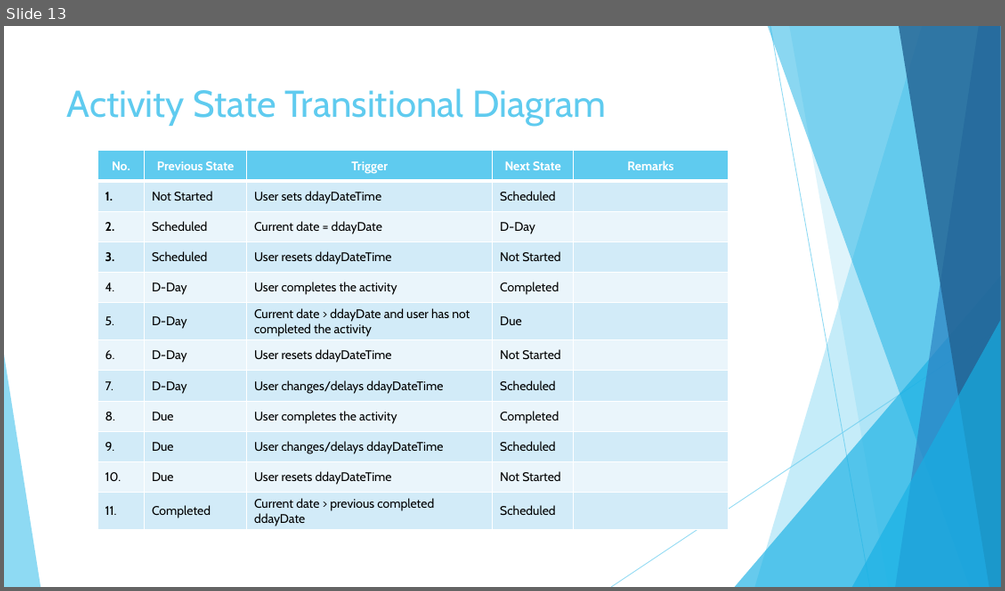
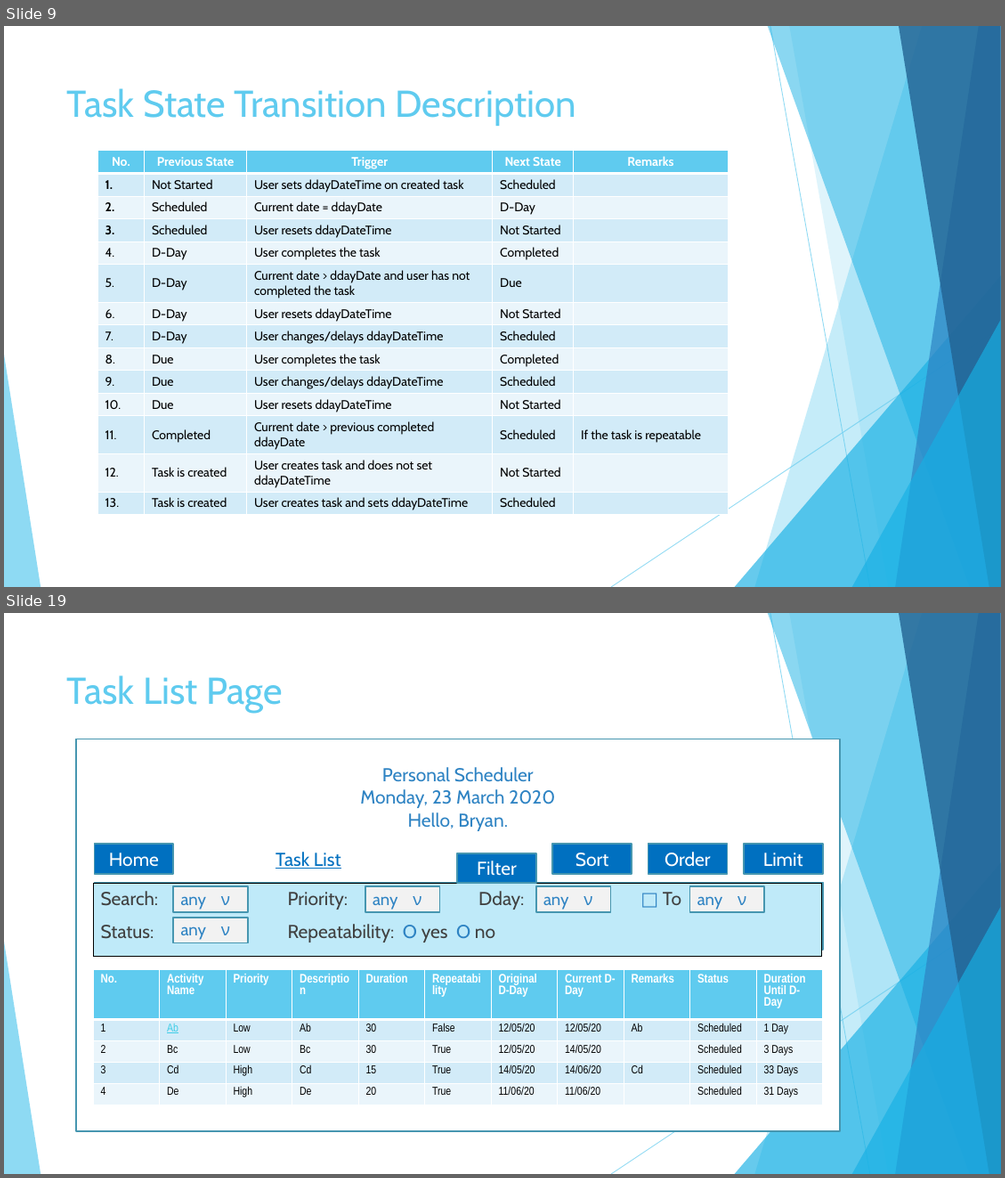
Before and after one commit to bryanbezter/personal-scheduler, a slide deck: Documentation v1.0.pptx. Shown one above the other, each under a label of ours: slide 13 before the commit, slides 9 and 19 after it; the slides between them are not shown. The pictures are 1005x591 and 1005x1178 pixels, drawn with LibreOffice and Linux fonts; fonts in the diff are those of the drawing. Boxes give left, top, right and bottom in pixels: in the first picture for what was removed or moved away, otherwise in the second. Text is boxed around its words. In the diff, an @@ line names an element or a change of style, - is before the commit and + after.

Commit message:
Update documentation
- Finish UI design
- Update db design
- Update state diagram
- Update functional design

```diff
--- a/Documentation v1.0.pptx
+++ b/Documentation v1.0.pptx
@@ slide 19 added at <box>4,613,1001,1174</box>, background #FFFFFF; not listed: 10 template elements that a slide beside it also shows @@
@@ title added at <box>67,675,283,713</box>, 36 pt, text #5FCBEF @@
+Task List Page
@@ rectangle added at <box>76,738,840,1131</box>, fill #FFFFFF, outline #4696B1 1.5 pt @@
@@ rectangle added at <box>332,772,583,821</box>, fill #FFFFFF, outline #FFFFFF 1.5 pt, 18 pt, text #2E83C3 @@
+Personal Scheduler
+Monday, 23 March 2020
+Hello, Bryan.
@@ rectangle added at <box>95,844,174,874</box>, fill #0070C0, outline #4696B1 1.5 pt, 18 pt, text #FFFFFF @@
+Home
@@ text added at <box>275,852,341,868</box>, 18 pt, text #0070C0, underline @@
+Task List
@@ rectangle added at <box>552,844,631,874</box>, fill #0070C0, outline #4696B1 1.5 pt, 18 pt, text #FFFFFF @@
+Sort
@@ rectangle added at <box>647,844,727,874</box>, fill #0070C0, outline #4696B1 1.5 pt, 18 pt, text #FFFFFF @@
+Order
@@ rectangle added at <box>744,844,823,874</box>, fill #0070C0, outline #4696B1 1.5 pt, 18 pt, text #FFFFFF @@
+Limit
@@ rectangle added at <box>457,853,536,883</box>, fill #0070C0, outline #4696B1 1.5 pt, 18 pt, text #FFFFFF @@
+Filter
@@ text added at <box>93,883,821,957</box>, fill #BFEAF9, outline #000000 0.75 pt, 18 pt, text #404040 @@
+Search: Priority: Dday: □ To
+Status: Repeatability: O yes O no
@@ rectangle added at <box>95,882,823,949</box>, fill #2E83C3, outline #4696B1 1.5 pt @@
@@ rectangle added at <box>174,887,249,912</box>, fill #F2F2F2, outline #4696B1 1.5 pt, 16 pt, text #2E83C3 @@
+any ν
@@ rectangle added at <box>365,887,440,912</box>, fill #F2F2F2, outline #4696B1 1.5 pt, 16 pt, text #2E83C3 @@
+any ν
@@ rectangle added at <box>536,887,611,912</box>, fill #F2F2F2, outline #4696B1 1.5 pt, 16 pt, text #2E83C3 @@
+any ν
@@ rectangle added at <box>689,887,764,912</box>, fill #F2F2F2, outline #4696B1 1.5 pt, 16 pt, text #2E83C3 @@
+any ν
@@ rectangle added at <box>174,917,249,943</box>, fill #F2F2F2, outline #4696B1 1.5 pt, 16 pt, text #2E83C3 @@
+any ν
@@ table added at <box>93,970,825,1107</box>, 5 rows, 11 columns @@
+No. | Activity Name | Priority | Description | Duration | Repeatability | Original D-Day | Current D-Day | Remarks | Status | Duration Until D-Day
+1 | Ab | Low | Ab | 30 | False | 12/05/20 | 12/05/20 | Ab | Scheduled | 1 Day
+2 | Bc | Low | Bc | 30 | True | 12/05/20 | 14/05/20 |  | Scheduled | 3 Days
+3 | Cd | High | Cd | 15 | True | 14/05/20 | 14/06/20 | Cd | Scheduled | 33 Days
+4 | De | High | De | 20 | True | 11/06/20 | 11/06/20 |  | Scheduled | 31 Days
@@ what was slide 13 is now slide 9 @@
@@ slide 9 changed as well @@
@@ title at <box>67,88,576,126</box>: text changed @@
-Activity State Transitional Diagram
+Task State Transition Description
@@ table at <box>97,151,728,514</box> @@
-row 2, column 3: User sets ddayDateTime
+row 2, column 3: User sets ddayDateTime on created task
-row 5, column 3: User completes the activity
+row 5, column 3: User completes the task
-row 6, column 3: Current date > ddayDate and user has not completed the activity
+row 6, column 3: Current date > ddayDate and user has not completed the task
-row 9, column 3: User completes the activity
+row 9, column 3: User completes the task
-row 12: 11. | Completed | Current date > previous completed ddayDate | Scheduled | 
+row 12: 11. | Completed | Current date > previous completed ddayDate | Scheduled | If the task is repeatable
+row 13: 12. | Task is created | User creates task and does not set ddayDateTime | Not Started | 
+row 14: 13. | Task is created | User creates task and sets ddayDateTime | Scheduled | 
```
Also in this commit, not shown: 8 other slides changed, 11 other slides added, 6 slides removed.
